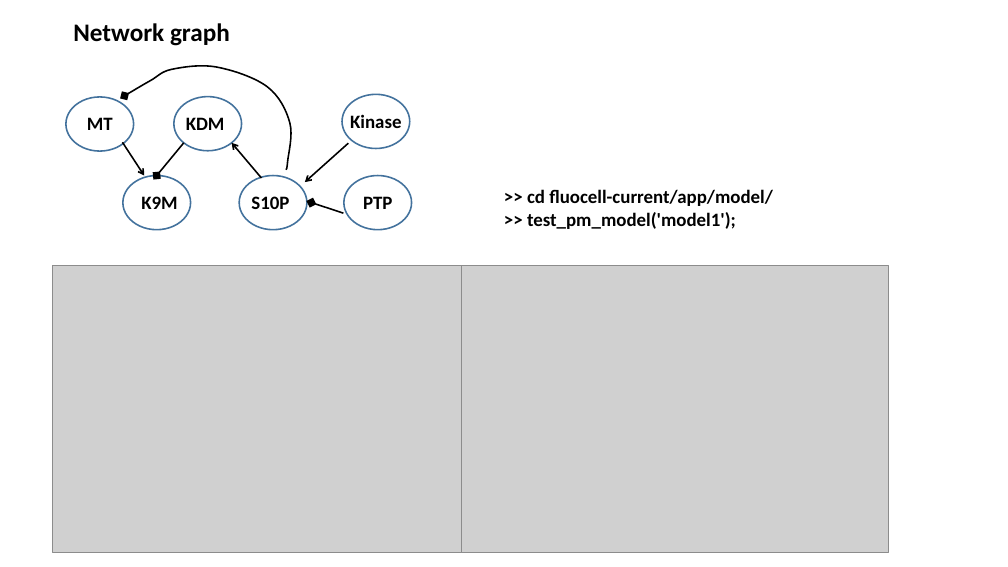
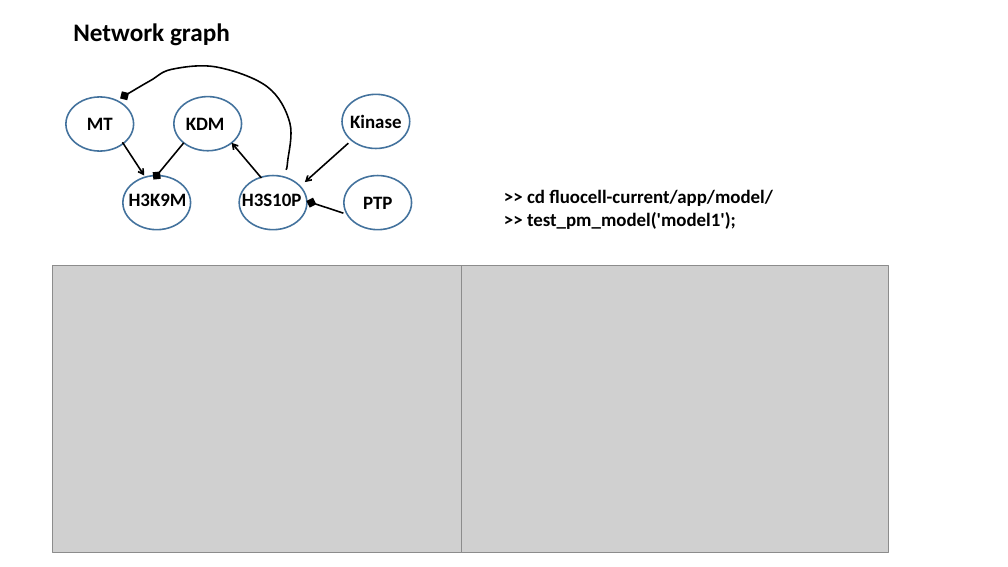
Before and after one commit to lu6007/fluocell, a slide deck: slide 1 of app/model/result_0211_2017.pptx. Drawn at 1008x567 pixels with LibreOffice and Linux fonts; fonts in the diff are those of the drawing; grey boxes stand for pictures. Boxes give left, top, right and bottom in pixels: in the first picture for what was removed or moved away, otherwise in the second. Text is boxed around its words. In the diff, an @@ line names an element or a change of style, - is before the commit and + after.

```diff
--- a/app/model/result_0211_2017.pptx
+++ b/app/model/result_0211_2017.pptx
@@ text at box(129, 190, 187, 206): text changed @@
-K9M
+H3K9M
@@ text at box(242, 190, 302, 206): text changed @@
-S10P
+H3S10P
```
Also in this commit, not shown: 3 other slides changed, 4 slides added, 9 other files.
